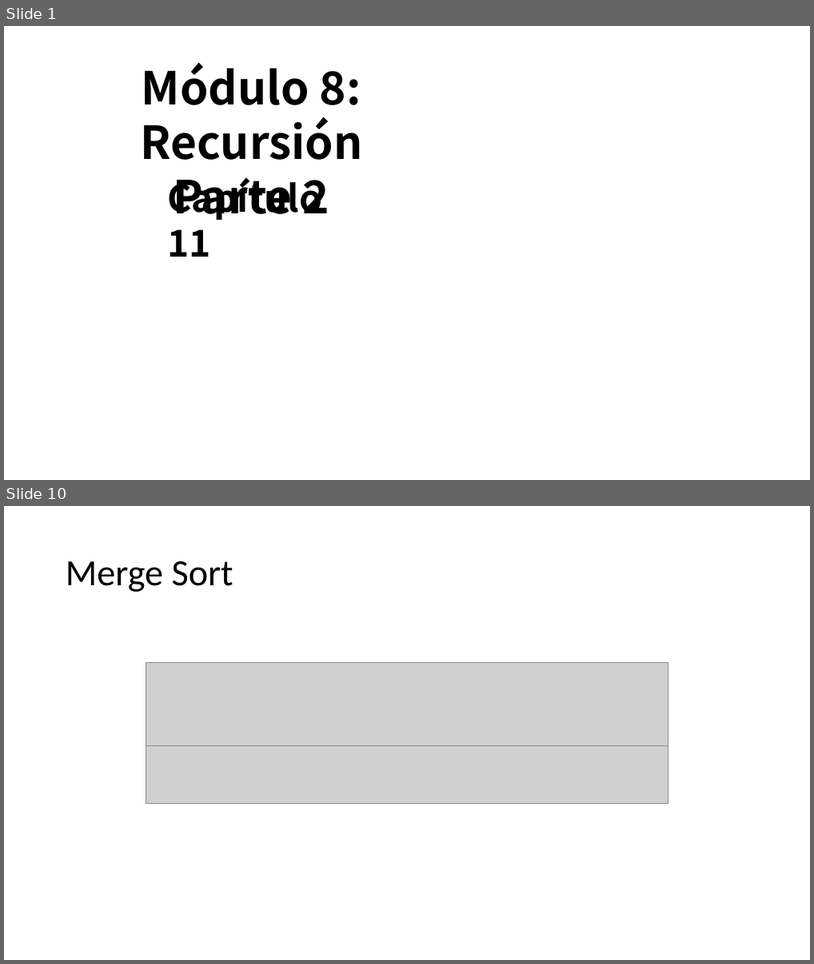
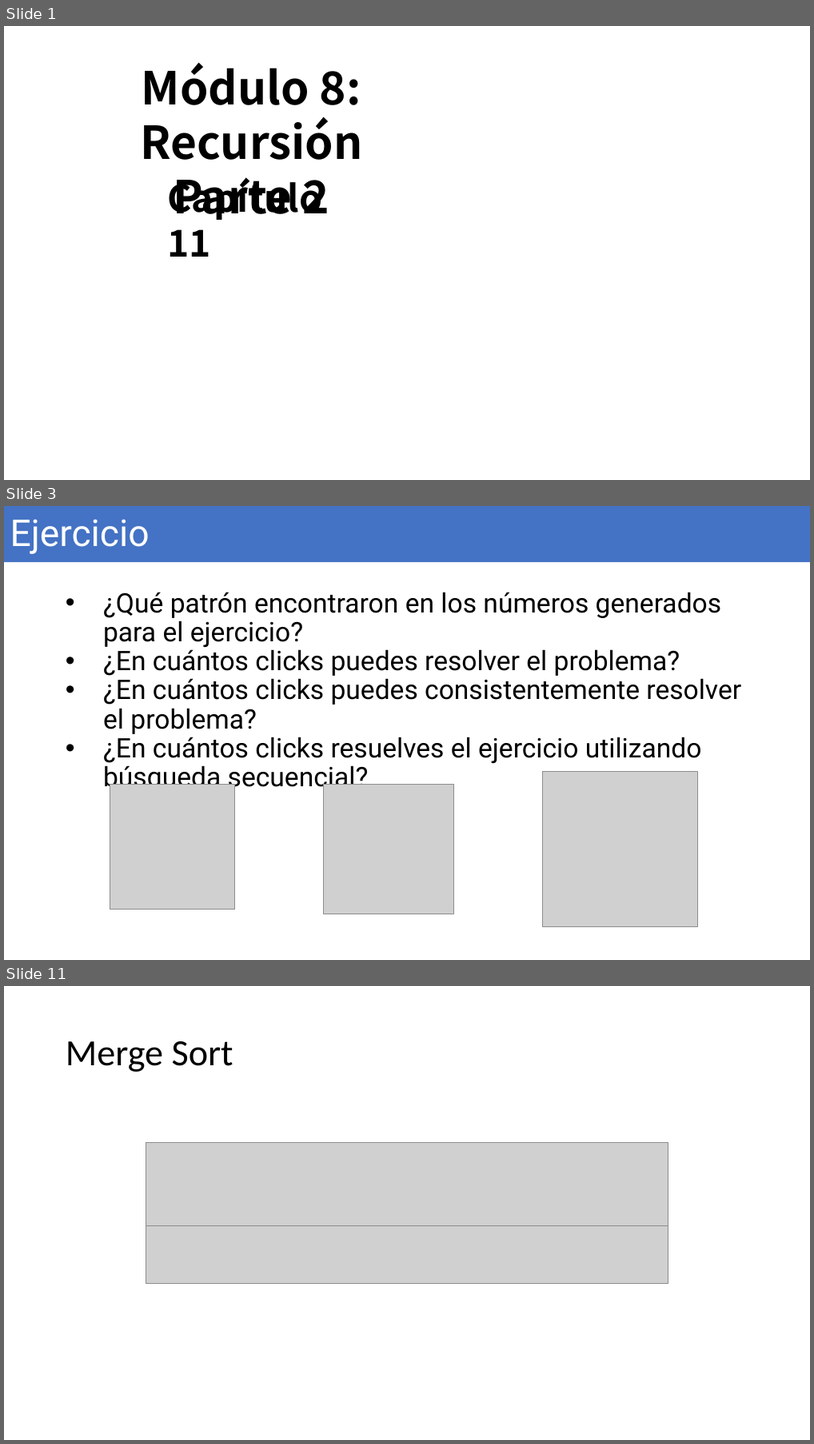
Before and after one commit to OMardil/INFO2, a slide deck: MOD08_Recursion/01 Presentacion/INFO2_MOD08_2-Busqueda_Binaria.pptx. Shown one above the other, each under a label of ours: slides 1 and 10 before the commit, slides 1, 3 and 11 after it; the slides between them are not shown. The pictures are 814x964 and 814x1444 pixels, drawn with LibreOffice and Linux fonts; fonts in the diff are those of the drawing; grey boxes stand for pictures; background and template pictures are left out. Boxes give left, top, right and bottom in pixels: in the first picture for what was removed or moved away, otherwise in the second. Text is boxed around its words. In the diff, an @@ line names an element or a change of style, - is before the commit and + after.

```diff
--- a/MOD08_Recursion/01 Presentacion/INFO2_MOD08_2-Busqueda_Binaria.pptx
+++ b/MOD08_Recursion/01 Presentacion/INFO2_MOD08_2-Busqueda_Binaria.pptx
@@ slide 3 added at bbox=[4, 506, 810, 960], background #FFFFFF @@
@@ title added at bbox=[4, 506, 810, 562], fill #4472C4, 44 pt, text #FFFFFF @@
+Ejercicio
@@ text added at bbox=[103, 592, 742, 793], 32 pt, text #000000 @@
+• ¿Qué patrón encontraron en los números generados para el ejercicio?
+• ¿En cuántos clicks puedes resolver el problema?
+• ¿En cuántos clicks puedes consistentemente resolver el problema?
+• ¿En cuántos clicks resuelves el ejercicio utilizando búsqueda secuencial?
@@ picture added at bbox=[110, 784, 235, 909] @@
@@ picture added at bbox=[323, 784, 454, 914] @@
@@ picture added at bbox=[542, 771, 698, 927] @@
@@ what was slide 10 is now slide 11 @@
```
Also in this commit, not shown: 2 slides changed, 6 other slides added, 6 slides removed.
